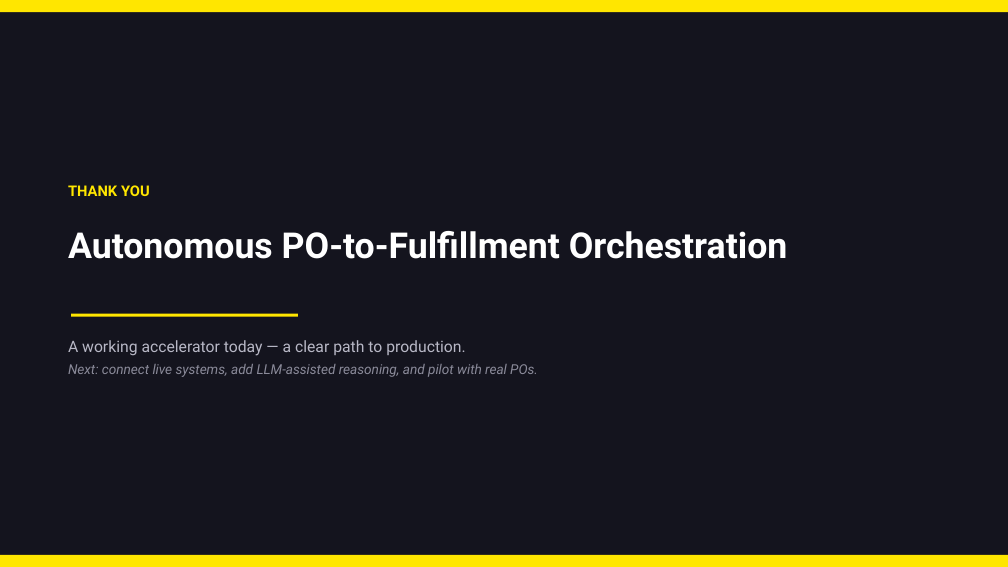
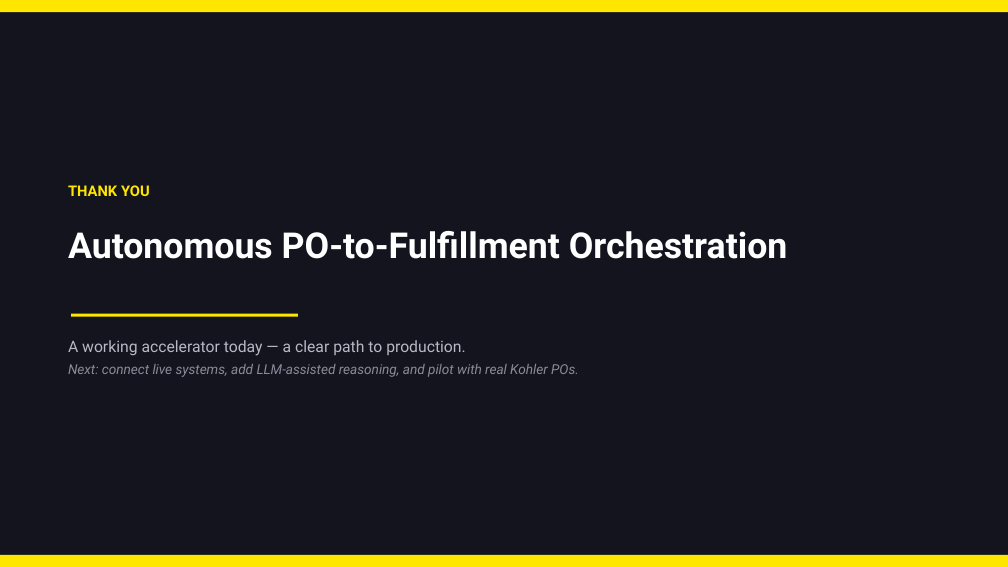
Before and after one commit to sanjayk-ey/pofullfilmentpoc, a slide deck: slide 21 of demo/PO-Fulfillment-Orchestration-Architecture.pptx (slide 15 before the commit). Drawn at 1008x567 pixels with LibreOffice and Linux fonts; fonts in the diff are those of the drawing. Boxes give left, top, right and bottom in pixels: in the first picture for what was removed or moved away, otherwise in the second. Text is boxed around its words. In the diff, an @@ line names an element or a change of style, - is before the commit and + after.

```diff
--- a/demo/PO-Fulfillment-Orchestration-Architecture.pptx
+++ b/demo/PO-Fulfillment-Orchestration-Architecture.pptx
@@ text at box(68, 364, 579, 377): text changed @@
-Next: connect live systems, add LLM-assisted reasoning, and pilot with real POs.
+Next: connect live systems, add LLM-assisted reasoning, and pilot with real Kohler POs.
```
Also in this commit, not shown: 11 other slides changed, 9 slides added, 3 slides removed, 1 other file.
